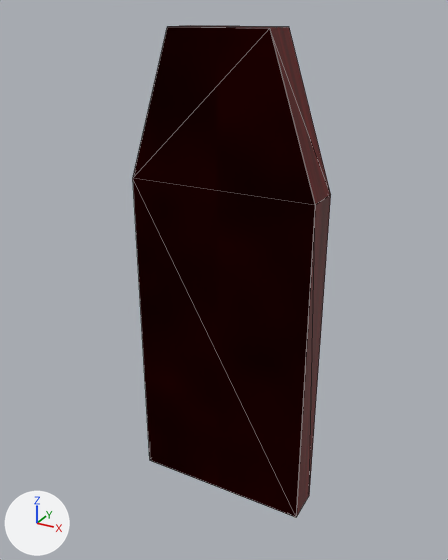
Before and after pictures for a commit that changed the Blender file blender_src/props/tablet.blend.
Before and after are seen from a camera (50 mm lens) standing at (0.157, -0.316, 0.301) and looking at (-0.002, -0.025, 0.156). The axes (+X, +Y, +Z) are drawn at lower left. The lights are the same throughout. The picture after the commit comes second. Mesh edges are drawn as thin lines. Objects named as collision shapes, trigger or cutter boxes, shadow casters or lower levels of detail are left out.

Names of what the first picture shows: 'Body'.
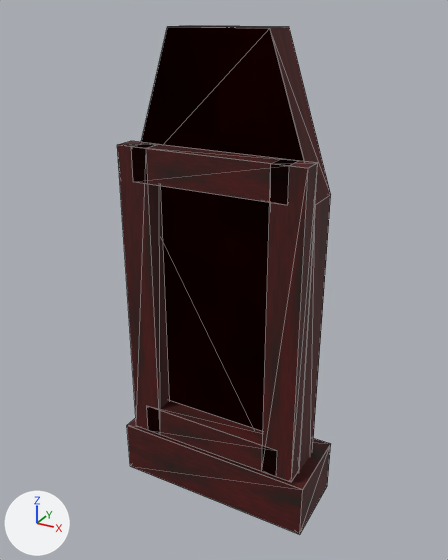
What changed in the scene script:
```text
Add img_t_wood_red_001:
    img_t_wood_red_001 = load_image('t_wood_red.001', '_unpacked/t_wood_red.001', 512, 512, 'sRGB')
Add mat_burntlacquer:
    mat_burntlacquer = bpy.data.materials.new('BurntLacquer')
    # colours: beige #b6a493
    # uses the picture img_t_wood_red_001
Add me_art_burntlacquer_body:
    me_art_burntlacquer_body.from_pydata(...)  # 120 vertices, 60 faces; spans x -0.062..0.062, y -0.024..0.024, z 0.001..0.221
    me_art_burntlacquer_body.materials.append(mat_burntlacquer)
Add ob_art_burntlacquer_body:
    ob_art_burntlacquer_body = bpy.data.objects.new('Art_BurntLacquer_Body', me_art_burntlacquer_body)
    ob_art_burntlacquer_body.parent = ob_body
    ob_art_burntlacquer_body.location = (0.0, 0.0, 0.0)
```

What differs and where, as boxes [x1, y1, x2, y2] in the pictures (448 x 560 px):
'Art_BurntLacquer_Body', added (brown)
    after: [117, 141, 331, 534]
